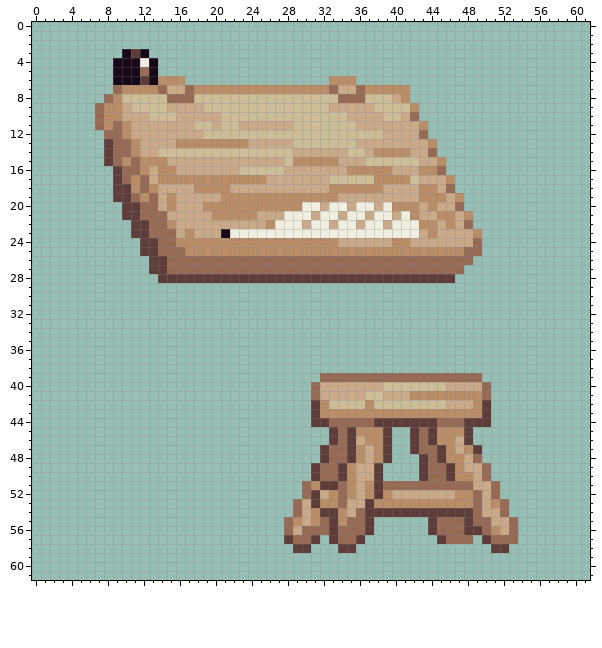
Two states of a pixel-art sprite, src/screens/tower/assets/mail-desk.png. That is the earlier state.
The file is 62x62 pixels. Colours within 5 levels of each other are drawn and written as one.
The result:
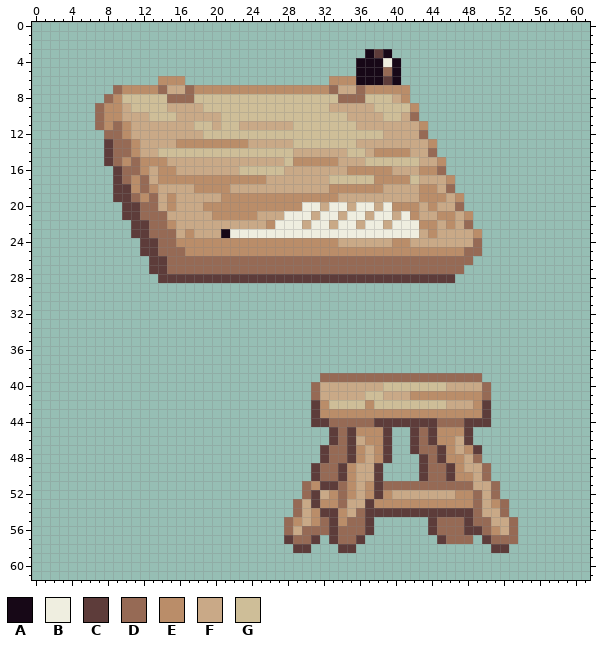
Palette (. is transparent): A #170817  B #efeee0  C #5d3c3a  D #966a55  E #ba8d69  F #c9a987  G #cebe98
From old to new:
@@ x 7..42 @@
  2 ....................................
- 3 ...ACA..............................
- 4 ..AAABA.............................
- 5 ..AAADA.............................
- 6 ..AAACAEEE................EEE.......
+ 3 ..............................ACA...
+ 4 .............................AAABA..
+ 5 .............................AAADA..
+ 6 .......EEE................EEEAAACA..
  7 ..DEEEEDFFDEEEEEEEEEEEEEEEDFFDEEEEE.
Pixel boxes of the changes (left, top, right, bottom) in both pictures:
erased: (113, 49, 158, 85)
added: (356, 49, 401, 85)
